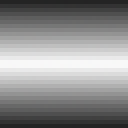
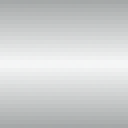
Comparing the layer stacks of the two 128px x 128px images. Changes:
painted on "Tail" over box(0, 0, 128, 128)
painted on "Background" over box(0, 0, 128, 128)
